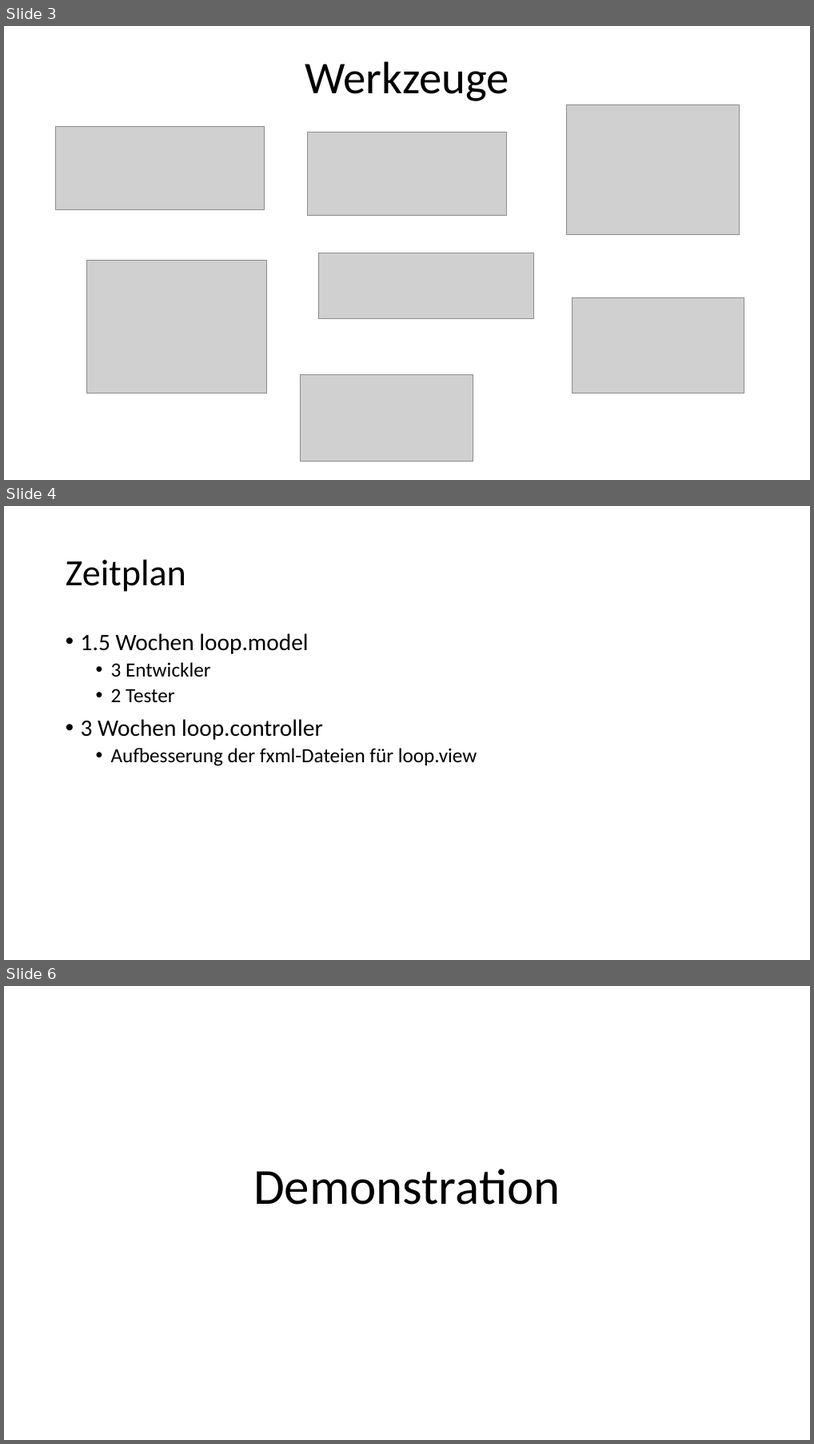
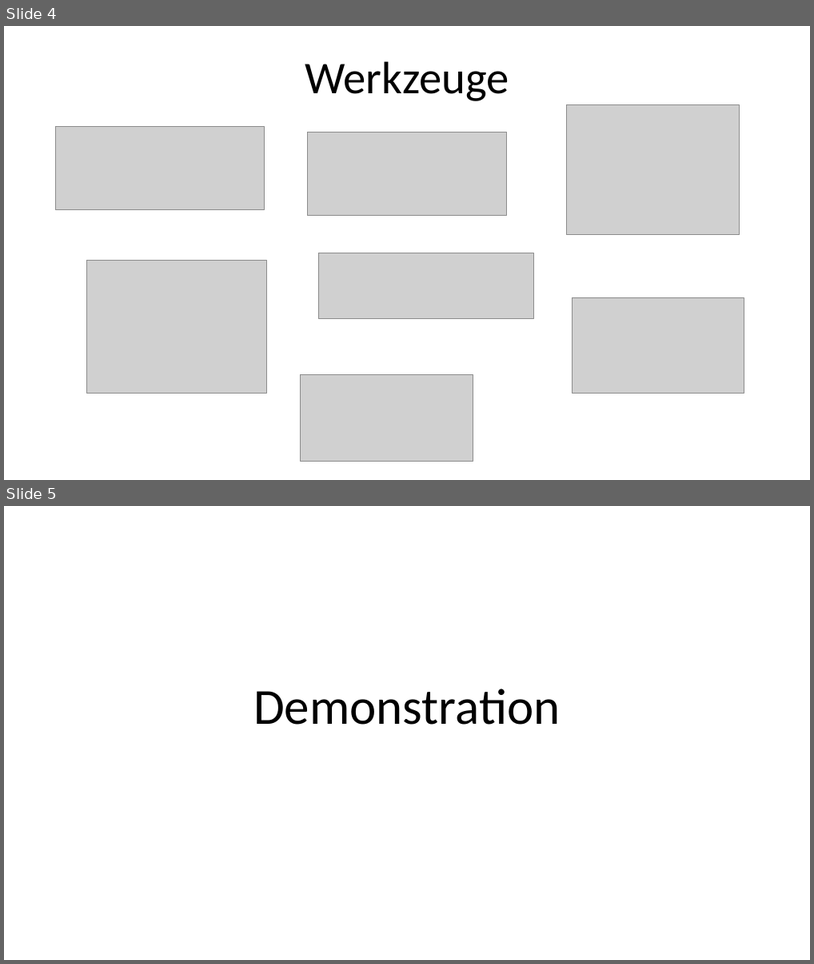
Before and after one commit to ChristianSchorr/repeated_games_pse, a slide deck: Dokumente/Implementierung/Präsentation/Präsentation.pptx. Shown one above the other, each under a label of ours: slides 3, 4 and 6 before the commit, slides 4 and 5 after it; the slides between them are not shown. The pictures are 814x1444 and 814x964 pixels, drawn with LibreOffice and Linux fonts; fonts in the diff are those of the drawing; grey boxes stand for pictures. Boxes give left, top, right and bottom in pixels: in the first picture for what was removed or moved away, otherwise in the second. Text is boxed around its words. In the diff, an @@ line names an element or a change of style, - is before the commit and + after.

```diff
--- a/Dokumente/Implementierung/Präsentation/Präsentation.pptx
+++ b/Dokumente/Implementierung/Präsentation/Präsentation.pptx
@@ slide 4 removed at (x1=4, y1=506, x2=810, y2=960), background #FFFFFF @@
@@ title removed at (x1=66, y1=560, x2=186, y2=592) @@
-Zeitplan
@@ text removed at (x1=81, y1=633, x2=478, y2=766) @@
-• 1.5 Wochen loop.model
-  • 3 Entwickler
-  • 2 Tester
-• 3 Wochen loop.controller
-  • Aufbesserung der fxml-Dateien für loop.view
@@ what was slide 3 is now slide 4 @@
@@ what was slide 6 is now slide 5 @@
```
Also in this commit, not shown: 1 slide changed, 1 slide added, 1 other slide removed.
